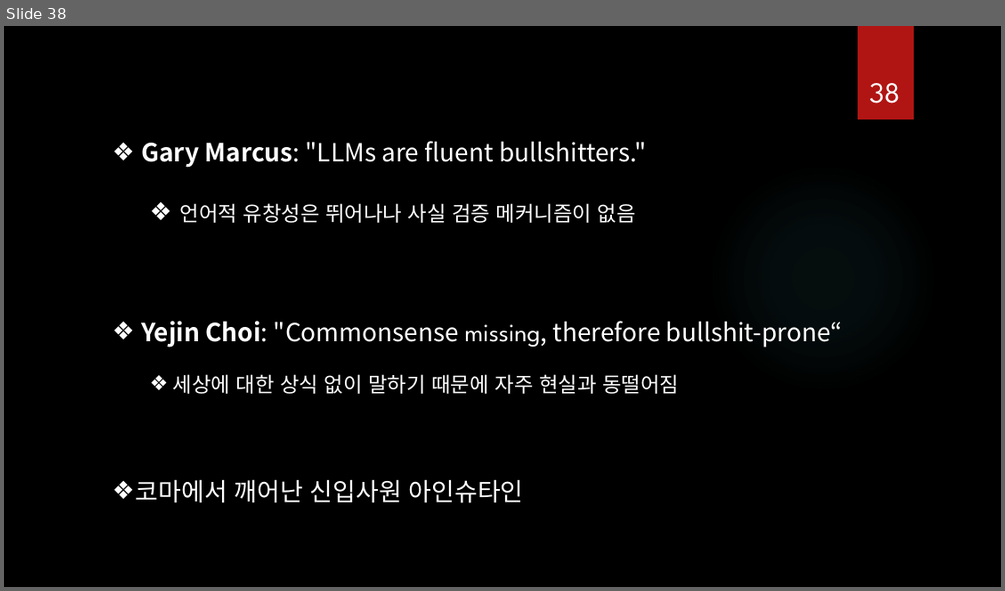
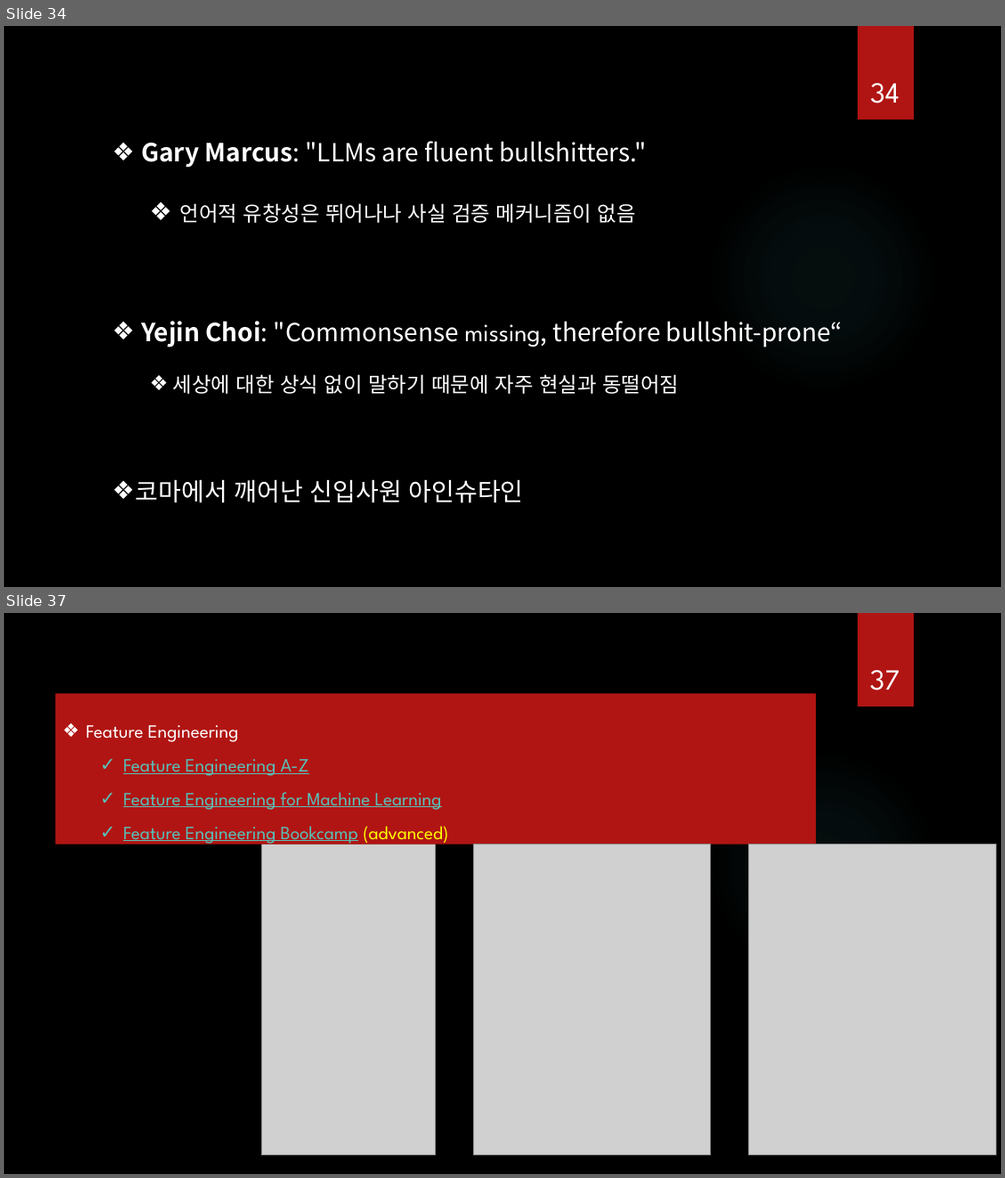
Before and after one commit to ancestor9/2026_Fall_AI-Literacy, a slide deck: AI Literacy.pptx. Shown one above the other, each under a label of ours: slide 38 before the commit, slides 34 and 37 after it; the slides between them are not shown. The pictures are 1005x591 and 1005x1178 pixels, drawn with LibreOffice and Linux fonts; fonts in the diff are those of the drawing; grey boxes stand for pictures; background and template pictures are left out. Boxes give left, top, right and bottom in pixels: in the first picture for what was removed or moved away, otherwise in the second. Text is boxed around its words. In the diff, an @@ line names an element or a change of style, - is before the commit and + after.

```diff
--- a/AI Literacy.pptx
+++ b/AI Literacy.pptx
@@ slide 37 added at [4,613,1001,1174], background picture (left out); not listed: 2 template elements that a slide beside it also shows @@
@@ page number added at [870,670,900,690], 28 pt, text #FFFFFF @@
+37
@@ rectangle added at [55,694,816,844], fill #B01513, 18 pt, text #58C1BA, underline @@
+❖ Feature Engineering
+  ✓ Feature Engineering A-Z
+  ✓ Feature Engineering for Machine Learning
+  ✓ Feature Engineering Bookcamp (advanced)
@@ picture added at [261,844,436,1155] @@
@@ picture added at [474,844,711,1155] @@
@@ picture added at [749,844,996,1155] @@
@@ what was slide 38 is now slide 34 @@
@@ page number at [870,83,899,103]: text changed @@
-38
+34
```
Also in this commit, not shown: 4 slides changed, 4 other slides added.
